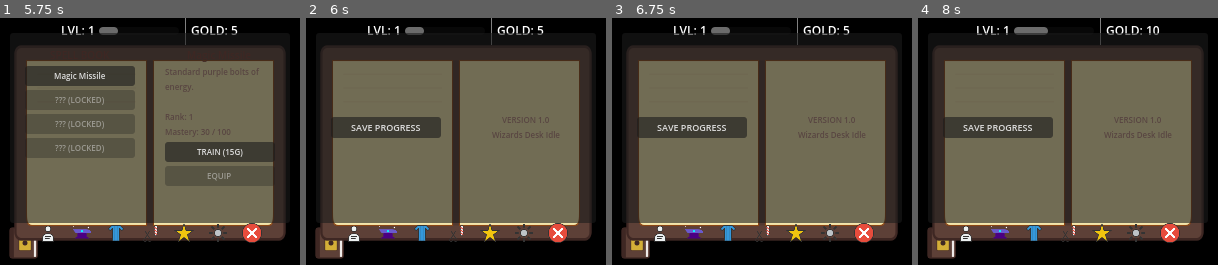
Above: before the commit, frames 1-4 (left to right).
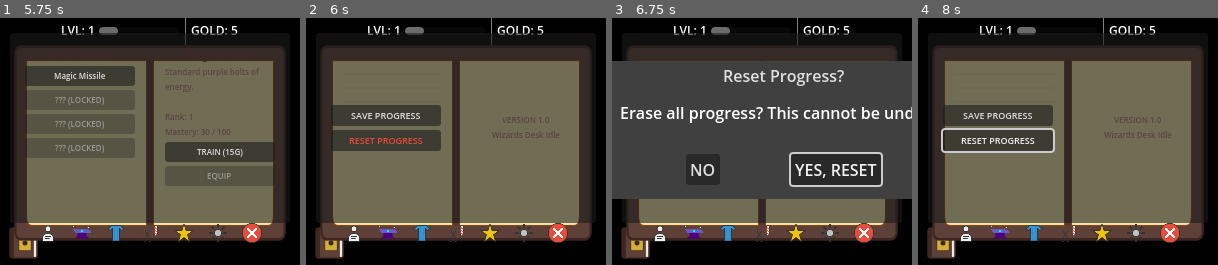
Above: after the commit, the same moments.

Repository: dgcarlucci/cast-lock
Game: Godot game, scene res://scenes/Main.tscn
Two runs of this game, one before a commit and one after it. Both use one fixed random seed, a clock stepped at 60 frames per second and the inputs below.
Inputs (mouse positions are in pixels of both pictures, inside the frame that each line leads up to):
- Up to frame 1 (5.75 s): click (24, 242) at 0.5 s; click (48, 232) at 1.25 s; click (81, 232) at 2 s; click "RESEARCH (150G)" at 2.75 s; click (117, 232) at 3.5 s; click (150, 232) at 4.25 s; click (183, 232) at 5 s
- Up to frame 2 (6 s): click (525, 232) at 5.75 s
- Up to frame 3 (6.75 s): click (693, 141) at 6.5 s, where only the run after the commit has a clickable "RESET PROGRESS"
- Up to frame 4 (8 s): click (1008, 168) at 7.25 s, where only the run after the commit has a clickable "NO"

Frame 1 is identical in both runs. In frame 2, 4.5% of the frame differs, in the area x 8-45%, y 35-54%; in frame 3, 53%, in the area x 0-100%, y 17-74%; in frame 4, 5.8%.

Commit message:
feat: split customization into Barber Shop and Armory, and add game reset functionality

Diff:
--- a/scenes/UI_Overlay.tscn
+++ b/scenes/UI_Overlay.tscn
@@ -434,6 +434,12 @@
 theme_override_font_sizes/font_size = 9
 text = "SAVE PROGRESS"
 
+[node name="ResetButton" type="Button" parent="Grimoire/TabContainer/Library/LeftPage/VBox"]
+layout_mode = 2
+theme_override_colors/font_color = Color(0.905882, 0.298039, 0.235294, 1)
+theme_override_font_sizes/font_size = 9
+text = "RESET PROGRESS"
+
 [node name="RightPage" type="MarginContainer" parent="Grimoire/TabContainer/Library"]
 layout_mode = 2
 size_flags_horizontal = 3
@@ -510,6 +516,15 @@
 texture_normal = ExtResource("9_close")
 ignore_texture_size = true
 stretch_mode = 5
+
+[node name="ResetConfirmation" type="ConfirmationDialog" parent="."]
+title = "Reset Progress?"
+initial_position = 2
+size = Vector2i(200, 100)
+unresizable = true
+ok_button_text = "YES, RESET"
+dialog_text = "Erase all progress? This cannot be undone."
+cancel_button_text = "NO"
 
 [connection signal="pressed" from="BookButton" to="." method="_on_book_button_pressed"]
 [connection signal="pressed" from="Grimoire/TabContainer/Workshop/RightPage/VBox/ResearchButton" to="." method="_on_research_button_pressed"]
@@ -519,6 +534,7 @@
 [connection signal="pressed" from="Grimoire/TabContainer/Spells/RightPage/VBox/TrainButton" to="." method="_on_train_spell_pressed"]
 [connection signal="pressed" from="Grimoire/TabContainer/Spells/RightPage/VBox/EquipButton" to="." method="_on_equip_spell_pressed"]
 [connection signal="pressed" from="Grimoire/TabContainer/Library/LeftPage/VBox/SaveButton" to="." method="_on_save_button_pressed"]
+[connection signal="pressed" from="Grimoire/TabContainer/Library/LeftPage/VBox/ResetButton" to="." method="_on_reset_button_pressed"]
 [connection signal="pressed" from="Grimoire/Footer/StatsBtn" to="." method="_on_nav_btn_pressed" binds= [0]]
 [connection signal="pressed" from="Grimoire/Footer/WorkshopBtn" to="." method="_on_nav_btn_pressed" binds= [1]]
 [connection signal="pressed" from="Grimoire/Footer/BarberBtn" to="." method="_on_nav_btn_pressed" binds= [2]]
@@ -526,3 +542,4 @@
 [connection signal="pressed" from="Grimoire/Footer/SpellBtn" to="." method="_on_nav_btn_pressed" binds= [4]]
 [connection signal="pressed" from="Grimoire/Footer/LibraryBtn" to="." method="_on_nav_btn_pressed" binds= [5]]
 [connection signal="pressed" from="Grimoire/Footer/CloseBtn" to="." method="_on_close_button_pressed"]
+[connection signal="confirmed" from="ResetConfirmation" to="." method="_on_reset_confirmed"]
--- a/scripts/Main.gd
+++ b/scripts/Main.gd
@@ -51,7 +51,7 @@
 	ui.appearance_changed.connect(_on_wizard_appearance_changed)
 
 	spawn_enemy()
-	start_combat()
+	# Auto-attack timer disabled for typing-mage branch
 
 func _input(event):
 	if event is InputEventKey or event is InputEventMouseButton:
@@ -66,8 +66,6 @@
 	StatsManager.save_stats()
 
 func _on_ui_craft_pressed():
-	# This can stay for the Grimoire Workshop button or old logic
-	# We use the Workshop research logic now primarily
 	pass
 
 func spawn_enemy():
@@ -79,11 +77,12 @@
 	enemy.set_texture(tex)
 
 func start_combat():
-	attack_timer.wait_time = 1.5 / StatsManager.stats.haste
-	attack_timer.start()
+	# Passive combat disabled
+	pass
 
 func _on_attack_timer_timeout():
-	attack()
+	# No auto-attacks
+	pass
 
 func attack():
 	if wizard.current_state != wizard.State.IDLE or current_enemy_hp <= 0:
--- a/scripts/StatsManager.gd
+++ b/scripts/StatsManager.gd
@@ -44,6 +44,18 @@
 func save_stats():
 	SaveManager.save_game(stats)
 
+func reset_data():
+	# Delete the JSON save file
+	var dir = DirAccess.open("user://")
+	if dir.file_exists("save_game.json"):
+		dir.remove("save_game.json")
+
+	# Reset the resource to defaults
+	stats = WizardStats.new()
+	# Re-save the default state
+	save_stats()
+	print("Game data reset to defaults.")
+
 func get_enemy_hp() -> float:
 	return enemy_data.get_hp_for_level(stats.level)
 
--- a/scripts/UI_Overlay.gd
+++ b/scripts/UI_Overlay.gd
@@ -35,6 +35,8 @@
 # Armory UI (List of unlocked styles)
 @onready var unlocked_items_container = $Grimoire/TabContainer/Armory/LeftPage/VBox/Scroll/UnlockedItems
 
+@onready var reset_confirmation = $ResetConfirmation
+
 var loot_log: Array = []
 var selected_spell_id: String = "magic_missile"
 var selected_equip_cat: String = "main_hand"
@@ -79,7 +81,7 @@
 	tab_container.current_tab = index
 	if index == 0: update_stats()
 	elif index == 1: update_workshop_ui()
-	elif index == 2: update_armory_ui()
+	elif index == 3: update_armory_ui()
 	elif index == 4: update_spell_ui()
 	_update_all_previews()
 
@@ -89,6 +91,19 @@
 func _on_save_button_pressed():
 	StatsManager.save_stats()
 	show_floating_text("PROGRESS SAVED", Color.GREEN)
+
+func _on_reset_button_pressed():
+	reset_confirmation.popup_centered()
+
+func _on_reset_confirmed():
+	StatsManager.reset_data()
+	update_stats()
+	update_spell_ui()
+	update_workshop_ui()
+	update_armory_ui()
+	_update_all_previews()
+	appearance_changed.emit()
+	show_floating_text("PROGRESS RESET", Color.RED)
 
 # --- BARBER SHOP (Colors & Grooming) ---
 func _on_randomize_button_pressed():
@@ -118,7 +133,7 @@
 	var stats = StatsManager.stats
 	for cat_id in EquipmentManager.categories.keys():
 		var label = Label.new()
-		label.text = EquipmentManager.categories[cat_id]["name"]
+		label.text = EquipmentManager.categories.get(cat_id).get("name", cat_id)
 		label.add_theme_font_size_override("font_size", 8)
 		label.add_theme_color_override("font_color", Color.SADDLE_BROWN)
 		unlocked_items_container.add_child(label)
@@ -130,8 +145,8 @@
 				var item = items[i]
 				var btn = Button.new()
 				btn.add_theme_font_size_override("font_size", 7)
-				btn.text = item.get("name")
-				btn.pressed.connect(_on_equip_item_pressed.bind(cat_id, item.get("tier")))
+				btn.text = item.get("name", "Item")
+				btn.pressed.connect(_on_equip_item_pressed.bind(cat_id, item.get("tier", 1)))
 				unlocked_items_container.add_child(btn)
 
 func _on_equip_item_pressed(category: String, tier: int):
